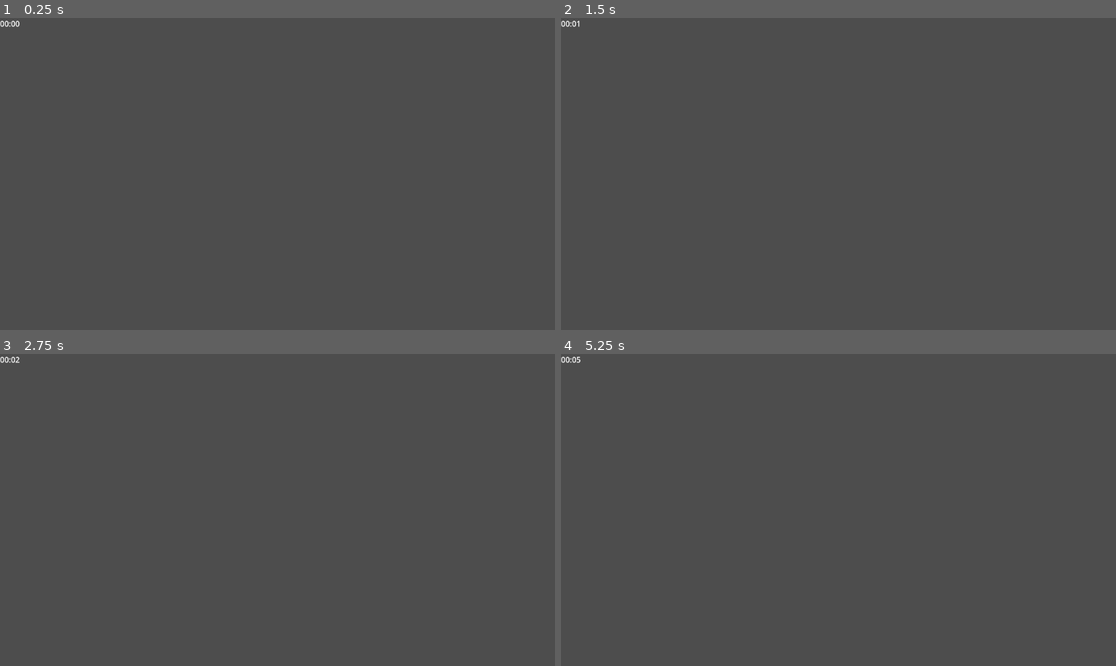
Above: before the commit, frames 1-4 (two rows, left to right).
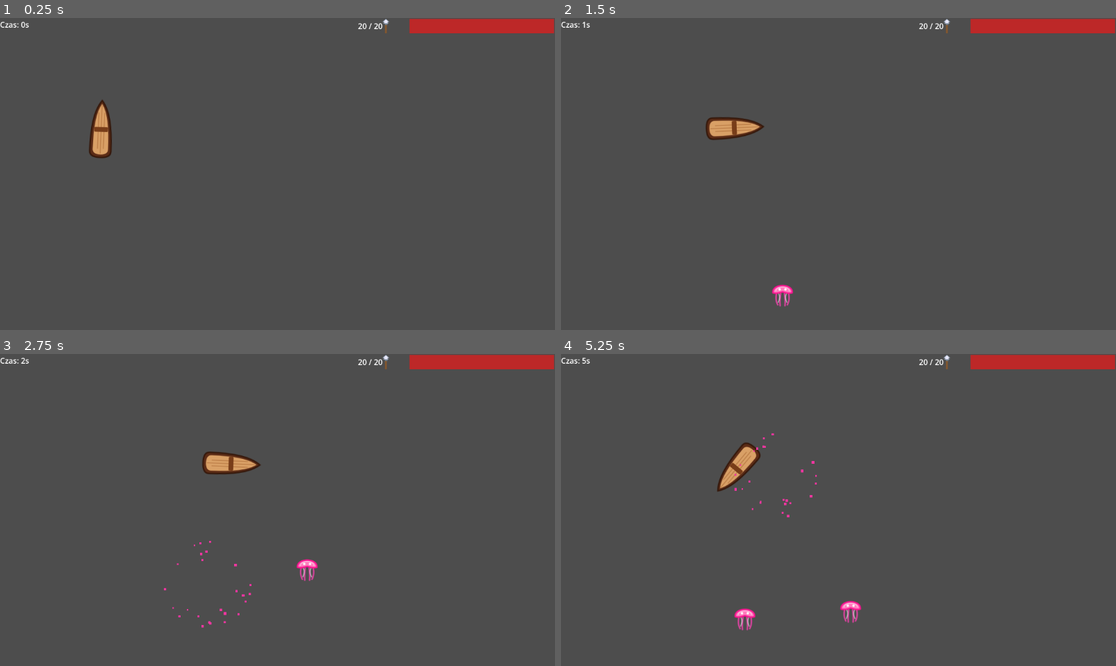
Above: after the commit, the same moments.

Repository: stap1/SCIM
Game: Godot game, scene res://scenes/Main.tscn
The game is run twice, just before and just after one commit, with the same random seed, the same clock (stepped at 60 frames per second) and the same inputs. Before the commit the project starts from res://scenes/ui/hud.tscn.
Inputs (mouse positions are in pixels of both pictures, inside the frame that each line leads up to):
- Up to frame 1 (0.25 s): no input
- Up to frame 2 (1.5 s): tap Enter at 0.5 s; move the mouse to (960, 158) at 0.52 s; hold Right 0.53-1.25 s; hold Shift 0.53-1.25 s; click (960, 158) at 0.67 s; drag from (727, 189) to (810, 236) at 1.27 s
- Up to frame 3 (2.75 s): move the mouse to (333, 441) at 2.02 s; hold Right from 2.03 s (still down); tap Ctrl at 2.1 s
- Up to frame 4 (5.25 s): release Right at 2.75 s; drag from (810, 572) to (672, 463) at 2.77 s; move the mouse to (1005, 556) at 3.52 s; hold Left 3.53-4.25 s; tap Alt at 3.6 s; drag from (672, 463) to (755, 432) at 4.27 s; move the mouse to (866, 510) at 5.02 s; hold Down from 5.03 s (still down); hold Shift from 5.03 s (still down); click (866, 510) at 5.17 s

The runs differ from the first frame. In frame 1, 2.0% of the frame differs, in the area x 0-100%, y 0-45%; in frame 2, 2.1%; in frame 3, 2.2%; in frame 4, 2.4%, in the area x 0-100%, y 0-89%.

Commit message:
Krok 2: pelny GameState + infrastruktura testowa GUT i 4 testy regresji
- GUT 9.6.0 zainstalowany (addons/gut) i wlaczony jako plugin
- Folder test/ z testami uruchamianymi headless
- Naprawa run/main_scene: uid:// -> res://scenes/Main.tscn
- 4 testy regresji: wskaznik glownej sceny, guard is_dying,
  game_over emitowany raz, brak liczenia czasu w HUD
- GameState (Prompt 2): health/max_health, sygnaly health_changed/
  score_changed/time_changed/level_up, reset/add_time/add_score/take_damage
- Fixy zywych regresji w kodzie:
  - guard is_dying w enemy.gd (brak podwojnego queue_free)
  - HUD read-only (usuniete podwojne liczenie czasu)
  - game_over przez GameState.trigger_game_over() z guardem one-shot

16/16 testow GUT zielonych.

Co-Authored-By: Claude Opus 4.8 <noreply@anthropic.com>

Diff:
--- a/project.godot
+++ b/project.godot
@@ -10,14 +10,18 @@
 
 [application]
 
-config/name="Nowy projekt gry"
-run/main_scene="uid://bgujj5qrm2th"
+config/name="SCIM"
+run/main_scene="res://scenes/Main.tscn"
 config/features=PackedStringArray("4.6", "Forward Plus")
 config/icon="res://icon.svg"
 
 [autoload]
 
 GameState="*uid://kguqub804fro"
+
+[editor_plugins]
+
+enabled=PackedStringArray("res://addons/gut/plugin.cfg")
 
 [physics]
 
--- a/scripts/globals/game_state.gd
+++ b/scripts/globals/game_state.gd
@@ -1,15 +1,67 @@
 extends Node
 
+# GameState - JEDYNE zrodlo prawdy o stanie sesji (time, score, level, xp, health).
+# Tylko on inkrementuje czas i score. Inne wezly wylacznie czytaja i sluchaja sygnalow.
+
+# --- Sygnaly ---
+signal health_changed(new_health: float)
+signal score_changed(new_score: int)
+signal time_changed(new_time: float)
+signal level_up(new_level: int)
+# Emitowany DOKLADNIE RAZ, gdy gra sie konczy (guard w trigger_game_over).
+signal game_over
+
+# --- Wartosci startowe (uzywane przez reset) ---
+const START_HEALTH: float = 100.0
+
+# --- Stan sesji ---
+var time: float = 0.0
 var score: int = 0
-var time: float = 0.0
 var level: int = 1
 var xp: int = 0
+var health: float = 100.0
+var max_health: float = 100.0
+
+# --- Pola pomocnicze uzywane przez pozostale systemy gry ---
 var xp_to_next: int = 0
-var player_hp: float = 0.0
 var eco_score: int = 0
 var enemies_killed: int = 0
 var miniboss_defeated: bool = false
-
-# OTE DWIE LINIJKI NAPRAWIĄ TWÓJ BŁĄD:
 var is_paused: bool = false
 var is_game_over: bool = false
+
+# --- Mutatory: jedyne dozwolone sciezki zmiany stanu ---
+
+func reset() -> void:
+	time = 0.0
+	score = 0
+	level = 1
+	xp = 0
+	max_health = START_HEALTH
+	health = max_health
+	enemies_killed = 0
+	miniboss_defeated = false
+	is_paused = false
+	is_game_over = false
+	health_changed.emit(health)
+	score_changed.emit(score)
+	time_changed.emit(time)
+
+func add_time(delta: float) -> void:
+	time += delta
+	time_changed.emit(time)
+
+func add_score(amount: int) -> void:
+	score += amount
+	score_changed.emit(score)
+
+func take_damage(amount: float) -> void:
+	health = maxf(0.0, health - amount)
+	health_changed.emit(health)
+
+# Jedyne miejsce konczenia gry. Guard gwarantuje, ze sygnal game_over poleci dokladnie raz.
+func trigger_game_over() -> void:
+	if is_game_over:
+		return
+	is_game_over = true
+	game_over.emit()
--- a/scripts/player/boat.gd
+++ b/scripts/player/boat.gd
@@ -83,7 +83,7 @@
 		die()
 
 func die() -> void:
-	GameState.is_game_over = true
+	GameState.trigger_game_over()
 	hide()
 	set_physics_process(false)
 
--- a/scripts/systems/enemy.gd
+++ b/scripts/systems/enemy.gd
@@ -2,6 +2,7 @@
 
 var speed = 150.0
 var player_node = null
+var is_dying: bool = false
 
 func _ready():
 	add_to_group("enemies")
@@ -27,6 +28,11 @@
 	position += direction * speed * delta
 
 func die():
+	# Death guard: pierwsza smierc wygrywa, kolejne wywolania sa ignorowane (brak podwojnego queue_free).
+	if is_dying:
+		return
+	is_dying = true
+
 	set_process(false)
 
 	# ZAMIAST chować całą meduzę (co ukryłoby też cząsteczki), chowamy tylko jej grafikę!
--- a/scripts/ui/hud.gd
+++ b/scripts/ui/hud.gd
@@ -3,9 +3,9 @@
 # Łączymy skrypt z naszym tekstem
 @onready var time_label = $Label
 
-func _process(delta):
-	# Zwiększamy globalny czas z Twojego GameState
-	GameState.time += delta
+func _process(_delta):
+	# HUD jest read-only: czas liczy WYLACZNIE main.gd. Tu tylko odczytujemy wartosc czasu.
+	# (Zakaz inkrementacji czasu w HUD - powodowaloby to podwojne liczenie czasu.)
 
 	# Przeliczamy sekundy na format Minuty:Sekundy
 	var minutes = int(GameState.time) / 60
--- /dev/null
+++ b/test/test_enemy_death_guard.gd
@@ -0,0 +1,25 @@
+extends GutTest
+
+# REGRESJA #2: guard is_dying przeciw podwojnemu die()/queue_free() (kroki 5, 18).
+# Pierwsza smierc wygrywa, kolejne wywolania die() sa ignorowane.
+
+const EnemyScene := preload("res://scenes/enemies/enemy.tscn")
+
+func test_die_sets_is_dying() -> void:
+	var enemy = EnemyScene.instantiate()
+	add_child(enemy)
+	await wait_physics_frames(1)
+	enemy.die()
+	assert_true(enemy.is_dying, "Po die() flaga is_dying musi byc true")
+	# Pozwalamy coroutine die() dokonczyc wlasne queue_free (po 1s), zeby nie zostawic sieroty.
+	await wait_seconds(1.1)
+
+func test_double_die_does_not_crash() -> void:
+	var enemy = EnemyScene.instantiate()
+	add_child(enemy)
+	await wait_physics_frames(1)
+	enemy.die()
+	enemy.die() # drugie wywolanie musi byc bezpiecznie zignorowane przez guard
+	assert_true(enemy.is_dying)
+	pass_test("Podwojne die() nie wywolalo bledu - guard is_dying dziala")
+	await wait_seconds(1.1)
--- /dev/null
+++ b/test/test_game_over_once.gd
@@ -0,0 +1,21 @@
+extends GutTest
+
+# REGRESJA #3: game_over emitowany dokladnie raz (krok 8).
+# Guard one-shot w GameState.trigger_game_over() chroni przed wielokrotna emisja.
+
+func before_each() -> void:
+	GameState.is_game_over = false
+
+func after_each() -> void:
+	GameState.is_game_over = false
+
+func test_game_over_emitted_exactly_once() -> void:
+	watch_signals(GameState)
+	GameState.trigger_game_over()
+	GameState.trigger_game_over() # drugie wywolanie nie moze emitowac ponownie
+	assert_signal_emit_count(GameState, "game_over", 1,
+		"game_over musi byc emitowany dokladnie raz (guard one-shot)")
+
+func test_is_game_over_true_after_trigger() -> void:
+	GameState.trigger_game_over()
+	assert_true(GameState.is_game_over, "Po trigger_game_over() flaga is_game_over musi byc true")
--- /dev/null
+++ b/test/test_game_state.gd
@@ -0,0 +1,47 @@
+extends GutTest
+
+# KROK 2 (Prompt 2): testy logiki GameState - jedynego zrodla prawdy o stanie sesji.
+
+func before_each() -> void:
+	GameState.reset()
+
+func test_reset_sets_start_values() -> void:
+	GameState.score = 99
+	GameState.time = 50.0
+	GameState.level = 7
+	GameState.health = 3.0
+	GameState.reset()
+	assert_almost_eq(GameState.health, 100.0, 0.001, "reset() -> health 100")
+	assert_eq(GameState.score, 0, "reset() -> score 0")
+	assert_almost_eq(GameState.time, 0.0, 0.001, "reset() -> time 0")
+	assert_eq(GameState.level, 1, "reset() -> level 1")
+
+func test_add_score_accumulates_and_emits() -> void:
+	watch_signals(GameState)
+	GameState.add_score(5)
+	GameState.add_score(3)
+	assert_eq(GameState.score, 8, "add_score(5) + add_score(3) -> score 8")
+	assert_signal_emitted(GameState, "score_changed", "add_score musi emitowac score_changed")
+
+func test_take_damage_reduces_health() -> void:
+	GameState.take_damage(30.0)
+	assert_almost_eq(GameState.health, 70.0, 0.001, "take_damage(30) -> health 70")
+
+func test_take_damage_clamps_at_zero() -> void:
+	GameState.take_damage(1000.0)
+	assert_almost_eq(GameState.health, 0.0, 0.001, "take_damage(1000) -> health 0 (nigdy ujemne)")
+
+func test_take_damage_emits_health_changed() -> void:
+	watch_signals(GameState)
+	GameState.take_damage(10.0)
+	assert_signal_emitted(GameState, "health_changed", "take_damage musi emitowac health_changed")
+
+func test_add_time_accumulates() -> void:
+	GameState.add_time(0.5)
+	GameState.add_time(0.5)
+	assert_almost_eq(GameState.time, 1.0, 0.001, "add_time(0.5) x2 -> time 1.0")
+
+func test_add_time_emits_time_changed() -> void:
+	watch_signals(GameState)
+	GameState.add_time(0.5)
+	assert_signal_emitted(GameState, "time_changed", "add_time musi emitowac time_changed")
--- /dev/null
+++ b/test/test_hud_no_time_increment.gd
@@ -0,0 +1,26 @@
+extends GutTest
+
+# REGRESJA #4: brak inkrementacji czasu w HUD - czas tylko w jednym miejscu (krok 7).
+# HUD jest read-only. Czas inkrementuje WYLACZNIE main.gd. Skanujemy zrodla,
+# bo to jedyny pewny sposob wychwycic ponowne wprowadzenie podwojnego liczenia.
+
+func _read_source(path: String) -> String:
+	var f := FileAccess.open(path, FileAccess.READ)
+	if f == null:
+		fail_test("Nie mozna otworzyc pliku: " + path)
+		return ""
+	var content := f.get_as_text()
+	f.close()
+	return content
+
+func test_hud_does_not_increment_time() -> void:
+	var src := _read_source("res://scripts/ui/hud.gd")
+	assert_true(src.find("GameState.time +=") == -1,
+		"HUD nie moze inkrementowac czasu (GameState.time += ...) - to read-only")
+	assert_true(src.find("GameState.add_time") == -1,
+		"HUD nie moze wywolywac add_time - czas liczy tylko main.gd")
+
+func test_time_counted_in_main() -> void:
+	var src := _read_source("res://scripts/systems/main.gd")
+	assert_true(src.find("GameState.time +=") != -1,
+		"Czas musi byc liczony w main.gd (jedyne miejsce inkrementacji czasu)")
--- /dev/null
+++ b/test/test_project_config.gd
@@ -0,0 +1,26 @@
+extends GutTest
+
+# KROK 1 (Prompt 1) + REGRESJA #1: wskaznik glownej sceny.
+# Pilnuje bledu, ktory juz raz wystapil - main_scene nie moze wskazywac
+# HUD ani innej sceny. Kroki 1-19: Main.tscn (od kroku 20: MainMenu.tscn).
+
+func _resolve_main_scene() -> String:
+	var main_scene: String = ProjectSettings.get_setting("application/run/main_scene")
+	# Godot moze zapisac wskaznik jako UID - rozwiazujemy go do sciezki res://.
+	if main_scene.begins_with("uid://"):
+		var id: int = ResourceUID.text_to_id(main_scene)
+		if ResourceUID.has_id(id):
+			return ResourceUID.get_id_path(id)
+	return main_scene
+
+func test_main_scene_points_to_main_tscn() -> void:
+	assert_eq(_resolve_main_scene(), "res://scenes/Main.tscn",
+		"run/main_scene musi wskazywac res://scenes/Main.tscn (NIGDY HUD ani inna scene)")
+
+func test_main_scene_file_exists() -> void:
+	assert_true(ResourceLoader.exists("res://scenes/Main.tscn"),
+		"Plik res://scenes/Main.tscn musi istniec")
+
+func test_game_state_autoload_registered() -> void:
+	assert_true(ProjectSettings.has_setting("autoload/GameState"),
+		"GameState musi byc zarejestrowany jako autoload (jedyne zrodlo prawdy)")
Not shown, added: addons/gut/GutScene.gd
Not shown, added: addons/gut/GutScene.gd.uid
Not shown, added: addons/gut/GutScene.tscn
Not shown, added: addons/gut/UserFileViewer.gd
Not shown, added: addons/gut/UserFileViewer.gd.uid
Not shown, added: addons/gut/UserFileViewer.tscn
Not shown, added: addons/gut/autofree.gd
Not shown, added: addons/gut/autofree.gd.uid
Not shown, added: addons/gut/awaiter.gd
Not shown, added: addons/gut/awaiter.gd.uid
Not shown, added: addons/gut/cli/change_project_warnings.gd
Not shown, added: addons/gut/cli/change_project_warnings.gd.uid
(and 250 more such lines)
